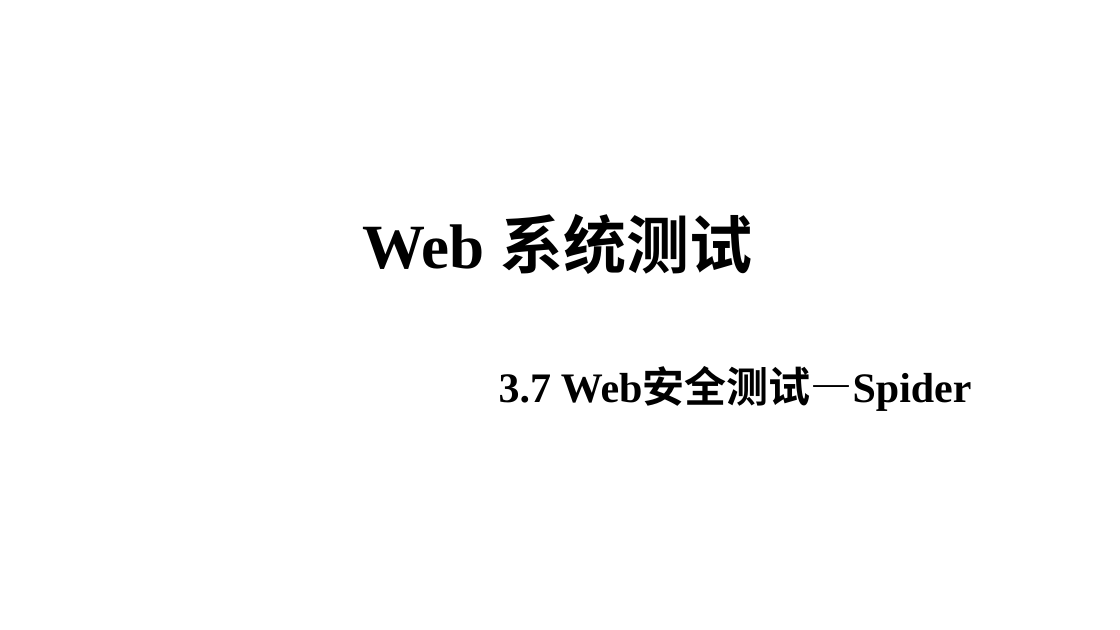
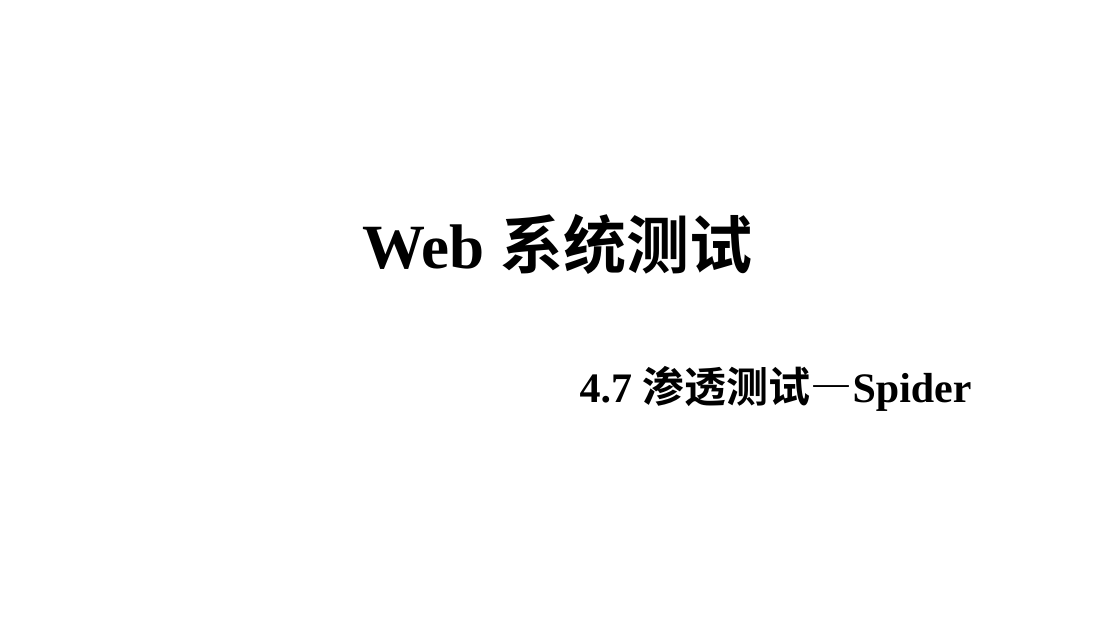
Before and after one commit to edu2act/course-web-system-testing, a slide deck: slide 1 of materials/slides/4.7 渗透测试——Spider.pptx. Drawn at 1120x630 pixels with LibreOffice and Linux fonts; fonts in the diff are those of the drawing; background and template pictures are left out. Boxes give left, top, right and bottom in pixels: in the first picture for what was removed or moved away, otherwise in the second. Text is boxed around its words. In the diff, an @@ line names an element or a change of style, - is before the commit and + after.

```diff
--- a/materials/slides/4.7 渗透测试——Spider.pptx
+++ b/materials/slides/4.7 渗透测试——Spider.pptx
@@ subtitle at box(580, 366, 972, 411): text changed @@
-3.7 Web安全测试—Spider
+4.7 渗透测试—Spider
```
Also in this commit, not shown: 3 other files.
